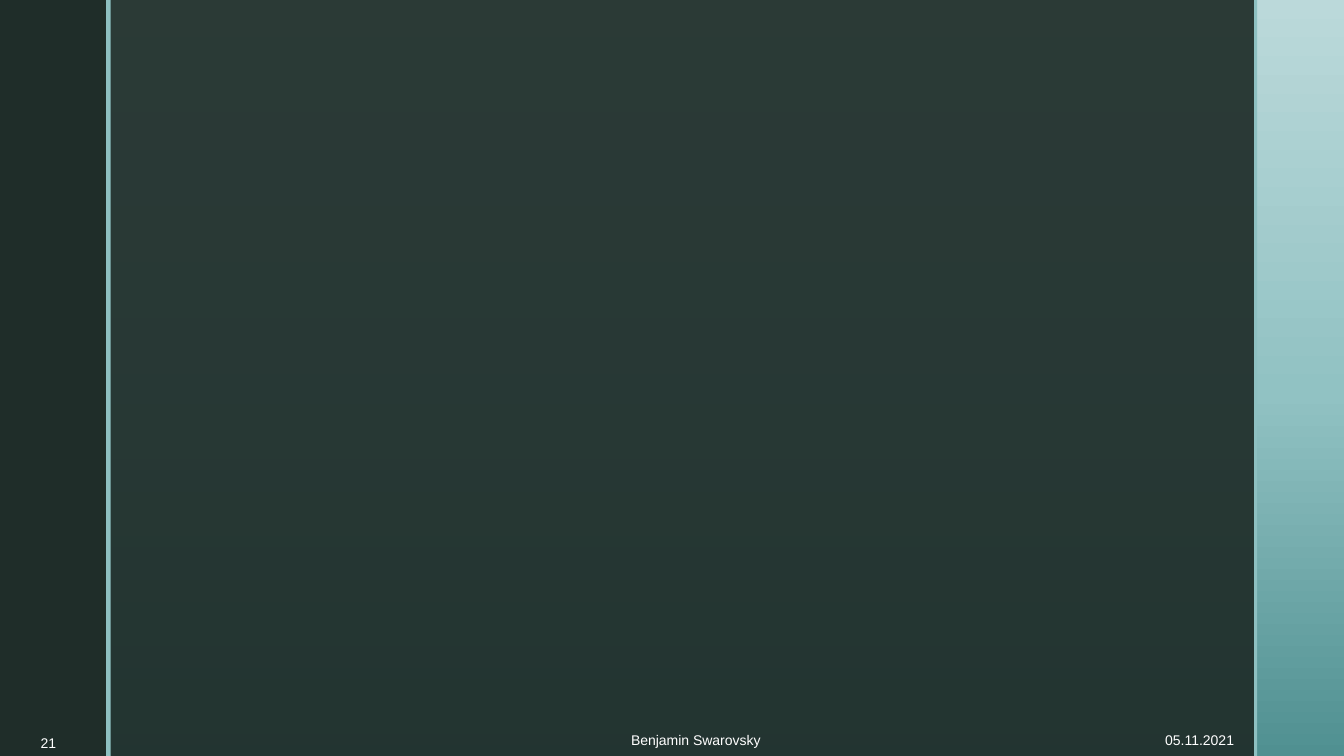
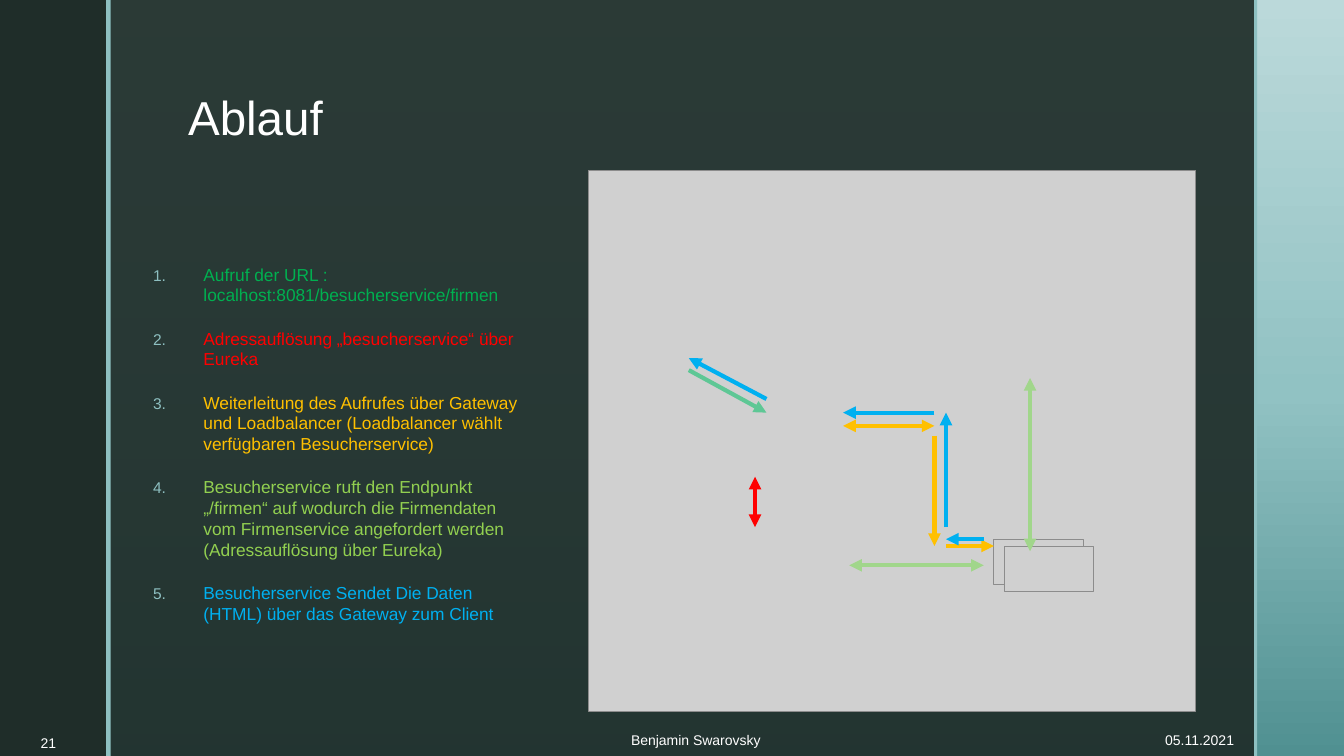
Before and after one commit to BenjaminS01/Abschluss, a slide deck: slide 21 of Vortrag.pptx. Drawn at 1344x756 pixels with LibreOffice and Linux fonts; fonts in the diff are those of the drawing; grey boxes stand for pictures; background and template pictures are left out. Boxes give left, top, right and bottom in pixels: in the first picture for what was removed or moved away, otherwise in the second. Text is boxed around its words. In the diff, an @@ line names an element or a change of style, - is before the commit and + after.

```diff
--- a/Vortrag.pptx
+++ b/Vortrag.pptx
@@ title added at [188,100,323,136], 34 pt, text #FFFFFF @@
+Ablauf
@@ picture added at [589,170,1196,711] @@
@@ text added at [203,268,517,624], 12.4 pt, text #92D050 @@
+1. Aufruf der URL : localhost:8081/besucherservice/firmen
+2. Adressauflösung „besucherservice“ über Eureka
+3. Weiterleitung des Aufrufes über Gateway und Loadbalancer (Loadbalancer wählt verfügbaren Besucherservice)
+4. Besucherservice ruft den Endpunkt „/firmen“ auf wodurch die Firmendaten vom Firmenservice angefordert werden (Adressauflösung über Eureka)
+5. Besucherservice Sendet Die Daten (HTML) über das Gateway zum Client
@@ arrow added from (766, 399) to (689, 358), #00B0F0 3 pt @@
@@ arrow added from (689, 370) to (766, 412), #5EC795 3 pt @@
@@ double arrow added from (1030, 552) to (1030, 378), #A1D68B 3 pt @@
@@ arrow added from (935, 412) to (843, 412), #00B0F0 3 pt @@
@@ arrow added from (947, 527) to (947, 412), #00B0F0 3 pt @@
@@ double arrow added from (843, 425) to (935, 425), #FFC000 3 pt @@
@@ arrow added from (935, 436) to (935, 546), #FFC000 3 pt @@
@@ double arrow added from (755, 477) to (755, 527), #FF0000 3 pt @@
@@ arrow added from (984, 539) to (947, 539), #00B0F0 3 pt @@
@@ picture added at [994,539,1084,585] @@
@@ double arrow added from (850, 566) to (984, 566), #A1D68B 3 pt @@
@@ arrow added from (947, 546) to (994, 546), #FFC000 3 pt @@
@@ picture added at [1004,546,1094,592] @@
```
Also in this commit, not shown: 3 other slides changed, 1 other file.
